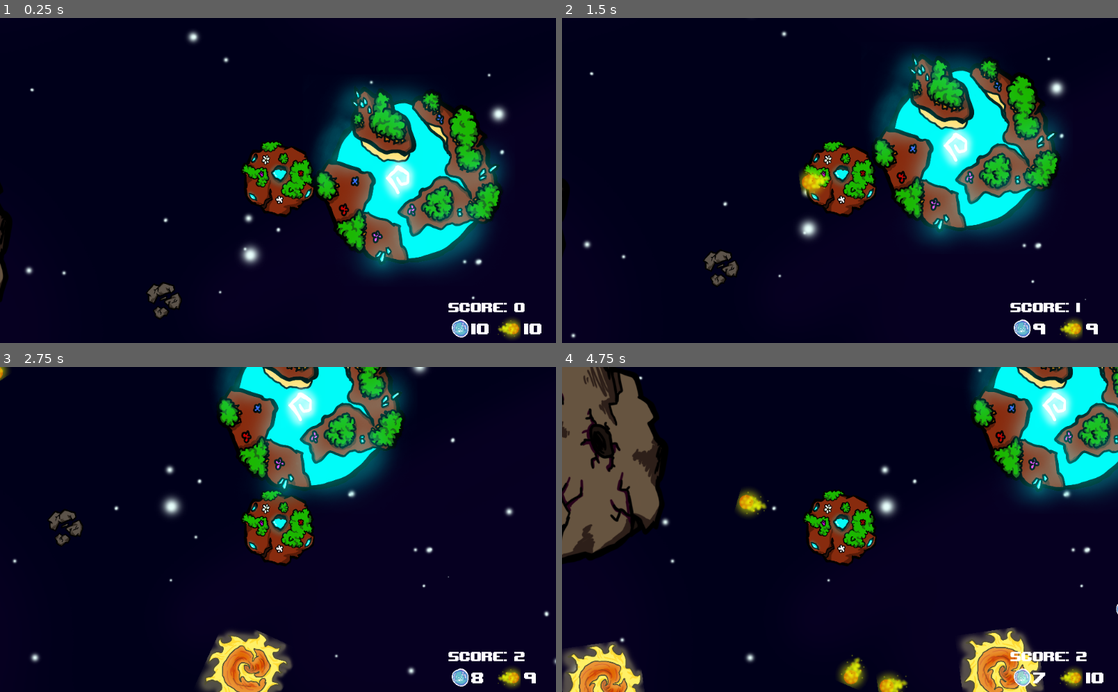
Above: before the commit, frames 1-4 (two rows, left to right).
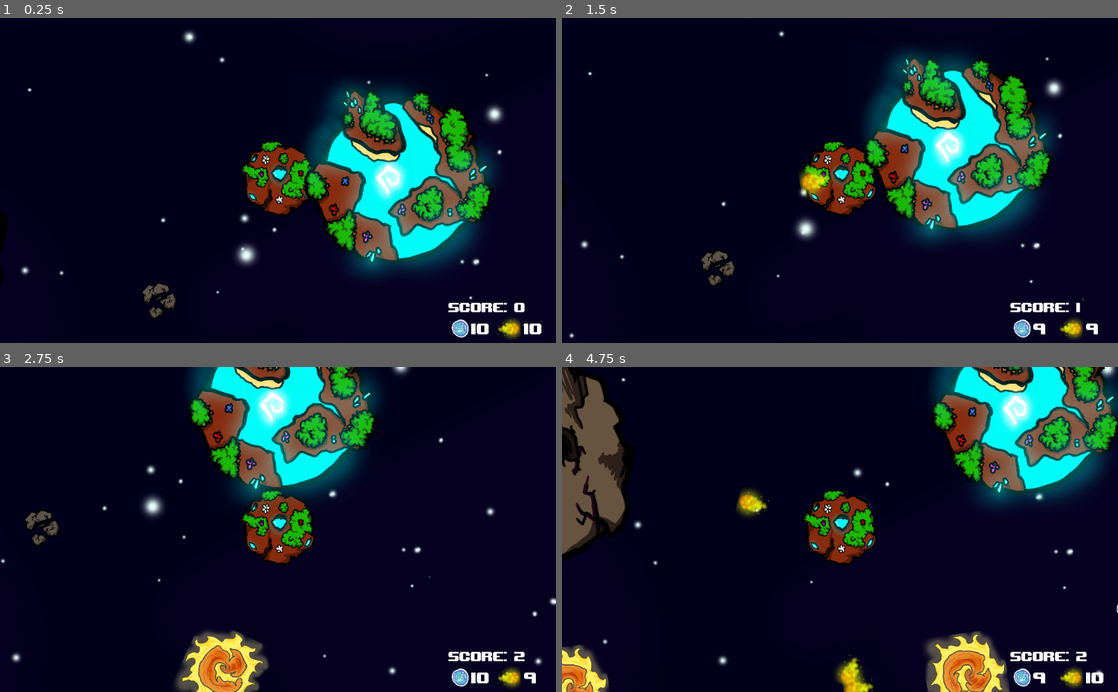
Above: after the commit, the same moments.

Repository: EddieBreeg/bubbles
Game: Godot game, scene res://src/main_scene.tscn
The game is run twice, just before and just after one commit, with the same random seed, the same clock (stepped at 60 frames per second) and the same inputs.
Inputs (mouse positions are in pixels of both pictures, inside the frame that each line leads up to):
- Up to frame 1 (0.25 s): no input
- Up to frame 2 (1.5 s): tap Enter at 0.5 s; move the mouse to (962, 164) at 0.52 s; hold Right (ui_right) 0.53-1.28 s; right-click (962, 164) at 0.6 s; move the mouse to (728, 196) at 1.27 s; hold Down (ui_down) from 1.28 s (still down); click (728, 196) at 1.35 s
- Up to frame 3 (2.75 s): move the mouse to (333, 458) at 2.02 s; release Down (ui_down) at 2.03 s; hold Right (ui_right) from 2.03 s (still down); right-click (333, 458) at 2.1 s
- Up to frame 4 (4.75 s): move the mouse to (812, 594) at 2.77 s; release Right (ui_right) at 2.78 s; hold Up (ui_up) 2.78-3.53 s; click (812, 594) at 2.85 s; move the mouse to (1006, 578) at 3.52 s; hold Left (ui_left) from 3.53 s (still down); right-click (1006, 578) at 3.6 s; move the mouse to (673, 480) at 4.27 s; click (673, 480) at 4.35 s

The runs differ from the first frame. In frame 1, 12% of the frame differs, in the area x 0-95%, y 4-95%; in frame 2, 11%; in frame 3, 17%; in frame 4, 24%, in the area x 0-100%, y 0-100%.

Commit message:
feat(game_over): screen and restart

Diff:
--- a/asteroid-proto/project.godot
+++ b/asteroid-proto/project.godot
@@ -110,6 +110,7 @@
 2d_physics/layer_5="rock"
 2d_physics/layer_6="life"
 2d_physics/layer_7="enemy_bulets"
+2d_physics/layer_8="items"
 
 [physics]
 
--- /dev/null
+++ b/asteroid-proto/src/RestartButton.gd
@@ -0,0 +1,16 @@
+extends Button
+
+
+# Declare member variables here. Examples:
+# var a = 2
+# var b = "text"
+
+
+# Called when the node enters the scene tree for the first time.
+func _ready():
+	pass # Replace with function body.
+
+
+# Called every frame. 'delta' is the elapsed time since the previous frame.
+#func _process(delta):
+#	pass
--- a/asteroid-proto/src/actors/Motherland.tscn
+++ b/asteroid-proto/src/actors/Motherland.tscn
@@ -4,10 +4,10 @@
 [ext_resource path="res://src/actors/Motherland.gd" type="Script" id=2]
 
 [sub_resource type="CircleShape2D" id=1]
-radius = 309.138
+radius = 302.884
 
 [sub_resource type="CircleShape2D" id=2]
-radius = 518.313
+radius = 418.307
 
 [node name="Motherland" type="KinematicBody2D"]
 collision_layer = 4
--- a/asteroid-proto/src/actors/Planet.gd
+++ b/asteroid-proto/src/actors/Planet.gd
@@ -10,8 +10,9 @@
 
 func _take_damage(n: int) -> void:
 	var player = get_parent().get_node('Player')
-	player._update_score(-n if hp < max_hp else 0)
-	hp = hp - n if (hp-n)>0 else 0
-	hp = hp if hp < max_hp else max_hp
-	if not hp:
-		emit_signal('die')
+	if(player):
+		player._update_score(-n if hp < max_hp else 0)
+		hp = hp - n if (hp-n)>0 else 0
+		hp = hp if hp < max_hp else max_hp
+		if not hp:
+			emit_signal('die')
--- a/asteroid-proto/src/actors/Planet.tscn
+++ b/asteroid-proto/src/actors/Planet.tscn
@@ -4,7 +4,7 @@
 [ext_resource path="res://src/actors/Planet.gd" type="Script" id=2]
 
 [sub_resource type="CircleShape2D" id=1]
-radius = 407.177
+radius = 378.588
 
 [node name="Planet" type="KinematicBody2D"]
 collision_layer = 8
--- a/asteroid-proto/src/actors/Player.gd
+++ b/asteroid-proto/src/actors/Player.gd
@@ -64,4 +64,6 @@
 	rock_count = rock_count - n if (rock_count-n) > 0 else 0
 
 func _on_Player_die():
+	var keep_score = self.score
 	queue_free()
+	get_parent()._game_over(keep_score)
--- a/asteroid-proto/src/actors/Player.tscn
+++ b/asteroid-proto/src/actors/Player.tscn
@@ -6,7 +6,7 @@
 [ext_resource path="res://src/UI.gd" type="Script" id=4]
 
 [sub_resource type="CircleShape2D" id=1]
-radius = 157.667
+radius = 133.907
 
 [node name="Player" type="KinematicBody2D"]
 collision_mask = 14
--- /dev/null
+++ b/asteroid-proto/src/game_over.gd
@@ -0,0 +1,23 @@
+extends Node2D
+
+
+# Declare member variables here. Examples:
+# var a = 2
+# var b = "text"
+
+
+# Called when the node enters the scene tree for the first time.
+func _ready():
+	pass # Replace with function body.
+
+
+# Called every frame. 'delta' is the elapsed time since the previous frame.
+#func _process(delta):
+#	pass
+
+
+func _on_RestartButton_pressed():
+	queue_free()
+	for i in range(0, get_parent().get_child_count()):
+		get_parent().get_child(i).queue_free()
+	get_tree().reload_current_scene()
--- /dev/null
+++ b/asteroid-proto/src/game_over.tscn
@@ -0,0 +1,63 @@
+[gd_scene load_steps=7 format=2]
+
+[ext_resource path="res://assets/upheavtt.ttf" type="DynamicFontData" id=1]
+[ext_resource path="res://src/game_over.gd" type="Script" id=2]
+
+[sub_resource type="DynamicFont" id=1]
+size = 100
+font_data = ExtResource( 1 )
+
+[sub_resource type="DynamicFont" id=2]
+size = 75
+font_data = ExtResource( 1 )
+
+[sub_resource type="StyleBoxEmpty" id=4]
+
+[sub_resource type="DynamicFont" id=3]
+size = 25
+font_data = ExtResource( 1 )
+
+[node name="game_over" type="Node2D"]
+script = ExtResource( 2 )
+
+[node name="Ttile" type="Label" parent="."]
+margin_left = 1.0
+margin_top = 2.0
+margin_right = 1024.0
+margin_bottom = 597.0
+custom_fonts/font = SubResource( 1 )
+text = "Game Over"
+align = 1
+valign = 1
+__meta__ = {
+"_edit_use_anchors_": false
+}
+
+[node name="ScoreLabel" type="Label" parent="."]
+margin_top = 168.0
+margin_right = 1020.0
+margin_bottom = 600.0
+custom_fonts/font = SubResource( 2 )
+text = "Score : "
+align = 1
+valign = 1
+__meta__ = {
+"_edit_use_anchors_": false
+}
+
+[node name="RestartButton" type="Button" parent="."]
+margin_left = 454.146
+margin_top = 454.777
+margin_right = 569.146
+margin_bottom = 483.777
+custom_styles/focus = SubResource( 4 )
+custom_fonts/font = SubResource( 3 )
+custom_colors/font_color = Color( 0, 0.984314, 0.972549, 1 )
+text = "Restart"
+flat = true
+__meta__ = {
+"_edit_use_anchors_": false,
+"_editor_description_": ""
+}
+
+[connection signal="pressed" from="RestartButton" to="." method="_on_RestartButton_pressed"]
--- /dev/null
+++ b/asteroid-proto/src/main_scene.gd
@@ -0,0 +1,18 @@
+extends Node2D
+
+
+# Declare member variables here. Examples:
+var game_over = preload('game_over.tscn')
+
+
+# Called when the node enters the scene tree for the first time.
+func _ready():
+	pass # Replace with function body.
+
+func _game_over(score):
+	var game_over_screen = game_over.instance()
+	game_over_screen.get_node('ScoreLabel').text += str(score)
+	get_parent().add_child(game_over_screen)
+
+# Called every frame. 'delta' is the elapsed time since the previous frame.
+#func _process(delta):
--- a/asteroid-proto/src/main_scene.tscn
+++ b/asteroid-proto/src/main_scene.tscn
@@ -6,8 +6,10 @@
 [ext_resource path="res://src/actors/Enemy.tscn" type="PackedScene" id=4]
 [ext_resource path="res://src/actors/Player.tscn" type="PackedScene" id=5]
 [ext_resource path="res://src/items/Rocks.tscn" type="PackedScene" id=6]
+[ext_resource path="res://src/main_scene.gd" type="Script" id=7]
 
 [node name="main_scene" type="Node2D"]
+script = ExtResource( 7 )
 
 [node name="Player" parent="." instance=ExtResource( 5 )]
 position = Vector2( -446.072, -0.103287 )
Not shown: 1 places in asteroid-proto/src/main_scene.tscn that only renumber resources
